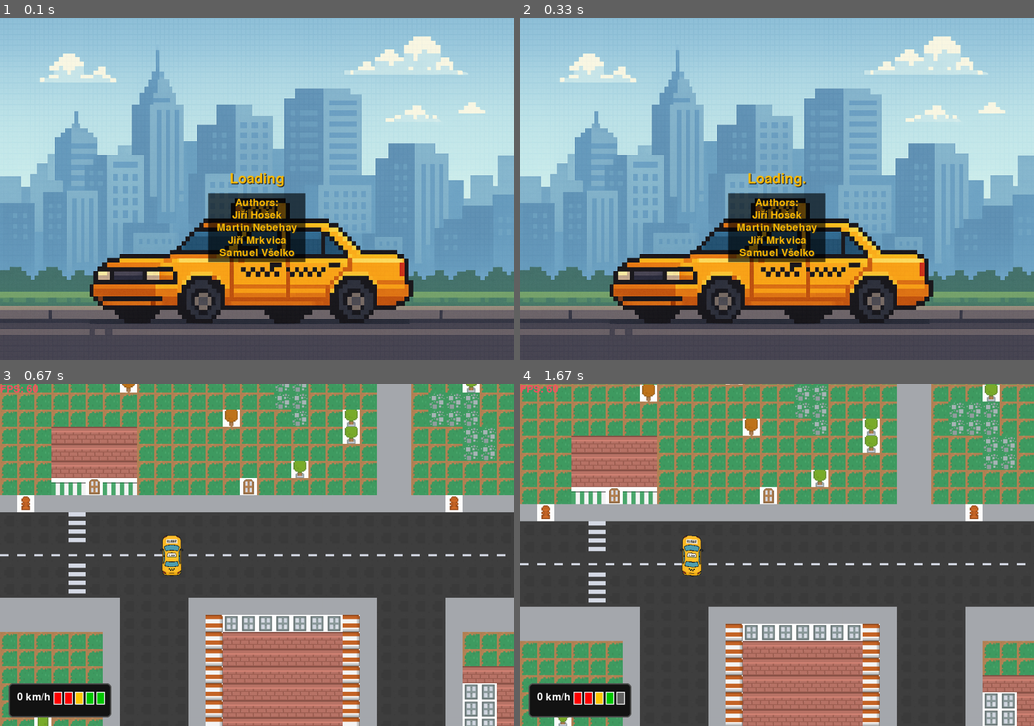
Above: before the commit, frames 1-4 (two rows, left to right).
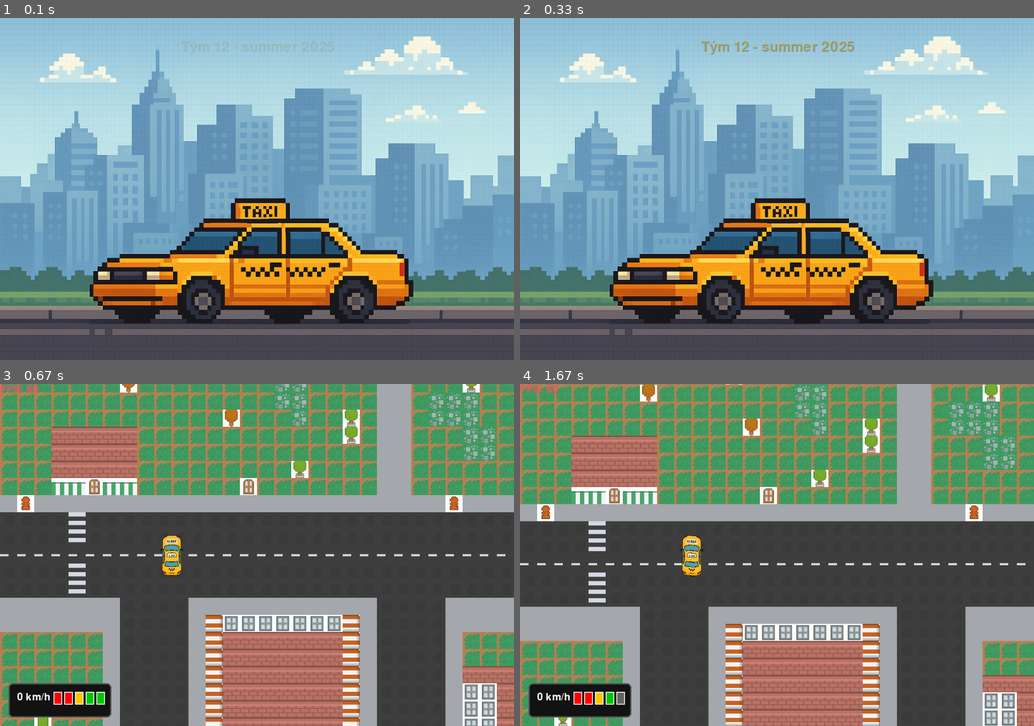
Above: after the commit, the same moments.

Repository: jirihos/UUN-Pygame-workshop
Game: pygame game, started from src/main.py
The game is run twice, just before and just after one commit, with the same random seed, the same clock (stepped at 60 frames per second) and the same inputs.
Inputs (mouse positions are in pixels of both pictures, inside the frame that each line leads up to):
- Up to frame 1 (0.1 s): no input
- Up to frame 2 (0.33 s): no input
- Up to frame 3 (0.67 s): click (257, 555) at 0.38 s
- Up to frame 4 (1.67 s): tap Space at 0.67, 1 s; hold D from 1.33 s (still down)

The runs differ from the first frame. In frame 1, 3.4% of the frame differs, in the area x 35-65%, y 6-72%; in frame 2, 3.7%; in frame 3, nothing differs; in frame 4, nothing differs.

Commit message:
Increase intro duration and enhance intro animation with studio and author fade-ins

Diff:
--- a/src/scenes/mainmenu.py
+++ b/src/scenes/mainmenu.py
@@ -5,7 +5,7 @@
 
 class MainMenu():
     def __init__(self, main):
-        self.intro_duration = 3000
+        self.intro_duration = 6000
         self.intro_timer = self.intro_duration
         self.main = main
 
@@ -67,49 +67,64 @@
         screen.blit(self.background, (0, 0))
 
         if intro:
-            # Calculate elapsed time since intro started
-            elapsed = self.intro_duration - self.intro_timer
-            # Animate dots every 300 ms, cycle 0-3
-            num_dots = (elapsed // 300) % 4
-            loading_text = "Loading" + ("." * int(num_dots))
-            loading_font = pygame.font.SysFont(None, 48)
-            loading_surface = loading_font.render(loading_text, True, (252, 186, 3))
-            loading_shadow = loading_font.render(loading_text, True, (40, 40, 40))
-            loading_x = (screen.get_width() - loading_surface.get_width()) // 2
-            loading_y = screen.get_height() // 2 - 40
-            screen.blit(loading_shadow, (loading_x + 2, loading_y + 2))
-            screen.blit(loading_surface, (loading_x, loading_y))
-
-            # Authors with shadow (always visible during intro)
-            authors_font = pygame.font.SysFont(None, 36)
-            authors_lines = [
-                "Authors:",
+            # --- Custom intro animation ---
+            studio_fadein = 1000
+            author_fadein = 800
+            fade_time = 500
+            authors = [
                 "Jiří Hošek",
                 "Martin Nebehay",
                 "Jiří Mrkvica",
                 "Samuel Všelko"
             ]
-            # Calculate total height and max width
-            line_surfaces = [authors_font.render(line, True, (252, 186, 3)) for line in authors_lines]
-            total_height = sum(s.get_height() for s in line_surfaces) + (len(line_surfaces) - 1) * 5
-            max_width = max(s.get_width() for s in line_surfaces)
-            authors_y = loading_y + 60
-            authors_x = (screen.get_width() - max_width) // 2
+            present_text = "present the game..."
+            authors_font = pygame.font.SysFont(None, 36)
+            studio_font = pygame.font.SysFont(None, 48)
+            present_font = pygame.font.SysFont(None, 32)
+            elapsed = self.intro_duration - self.intro_timer
 
-            # Draw semi-transparent black rectangle
-            rect_surface = pygame.Surface((max_width + 40, total_height + 20), pygame.SRCALPHA)
-            rect_surface.fill((0, 0, 0, 160))  # 160 = průhlednost (0-255)
-            screen.blit(rect_surface, (authors_x - 20, authors_y - 10))
+            # 1. Studio name fade-in (text + shadow only)
+            studio_alpha = min(255, int(255 * (elapsed / studio_fadein)))
+            studio_surface = studio_font.render("Tým 12 - summer 2025", True, (252, 186, 3))
+            studio_shadow = studio_font.render("Tým 12 - summer 2025", True, (40, 40, 40))
+            studio_x = (screen.get_width() - studio_surface.get_width()) // 2
+            studio_y = screen.get_height() // 2 - 350
 
-            # Draw each line with shadow
-            y = authors_y
-            for i, line in enumerate(authors_lines):
-                authors_surface = line_surfaces[i]
-                authors_shadow = authors_font.render(line, True, (40, 40, 40))
-                x = (screen.get_width() - authors_surface.get_width()) // 2
-                screen.blit(authors_shadow, (x + 2, y + 2))
-                screen.blit(authors_surface, (x, y))
-                y += authors_surface.get_height() + 5
+            studio_shadow.set_alpha(studio_alpha)
+            studio_surface.set_alpha(studio_alpha)
+            screen.blit(studio_shadow, (studio_x + 2, studio_y + 2))
+            screen.blit(studio_surface, (studio_x, studio_y))
+
+            # 2. Authors fade-in one by one (text + shadow only)
+            for i, author in enumerate(authors):
+                appear_time = studio_fadein + i * author_fadein
+                if elapsed > appear_time:
+                    alpha = min(255, int(255 * ((elapsed - appear_time) / fade_time)))
+                    alpha = max(0, min(alpha, 255))
+                    author_surface = authors_font.render(author, True, (252, 186, 3))
+                    author_shadow = authors_font.render(author, True, (40, 40, 40))
+                    author_x = (screen.get_width() - author_surface.get_width()) // 2
+                    author_y = studio_y + 80 + i * 50
+
+                    author_shadow.set_alpha(alpha)
+                    author_surface.set_alpha(alpha)
+                    screen.blit(author_shadow, (author_x + 2, author_y + 2))
+                    screen.blit(author_surface, (author_x, author_y))
+
+            # 3. "present the game..." fade-in after all authors (text + shadow only)
+            present_appear_time = studio_fadein + len(authors) * author_fadein
+            if elapsed > present_appear_time:
+                alpha = min(255, int(255 * ((elapsed - present_appear_time) / fade_time)))
+                alpha = max(0, min(alpha, 255))
+                present_surface = present_font.render(present_text, True, (252, 186, 3))
+                present_shadow = present_font.render(present_text, True, (40, 40, 40))
+                present_x = (screen.get_width() - present_surface.get_width()) // 2
+                present_y = studio_y + 80 + len(authors) * 50 + 30
+
+                present_shadow.set_alpha(alpha)
+                present_surface.set_alpha(alpha)
+                screen.blit(present_shadow, (present_x + 2, present_y + 2))
+                screen.blit(present_surface, (present_x, present_y))
 
         if menu:
             # Animated title (wobble effect) - show only after intro
